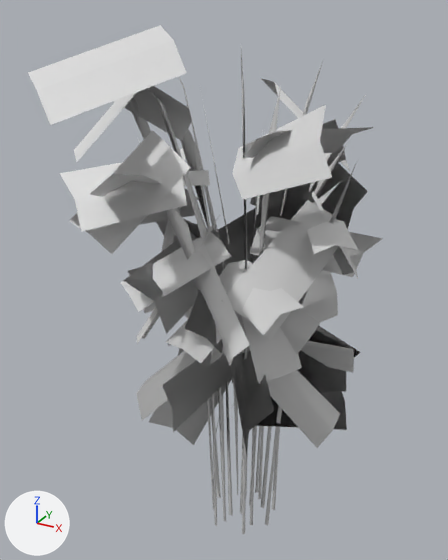
Before and after pictures for a commit that changed the glTF model game/assets/flora/SM_Bamboo_Clump_01.glb.
Both versions are drawn from a 50 mm lens placed at (5.58, -11.11, 11.88), pointed at (-0.56, 0.06, 6.3). Arrows for +X, +Y and +Z are at lower left; the lights stay in place. The picture after the commit comes second. Vertices at exactly the same position are counted once.

Objects in the first picture: 'SM_Bamboo_Clump_01'.
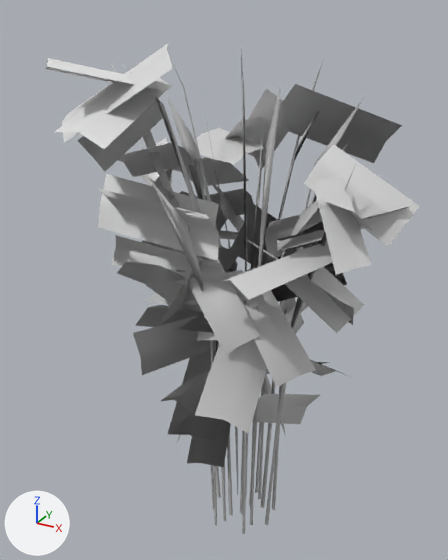
Pixel boxes (x1, y1, x2, y2) of what changed, in the pictures (448 x 560 px; the box of a moved part takes in the faces that stretch with it):
'SM_Bamboo_Clump_01', reshaped: before (28, 25, 383, 534); after (45, 43, 420, 534)
part 1 of me_sm_bamboo_clump_01_001, moved or reshaped (mostly hidden before): before (178, 348, 233, 377); after (168, 348, 220, 441)
part 2 of me_sm_bamboo_clump_01_001, moved or reshaped (not visible afterwards): before (301, 341, 354, 373)
part 3 of me_sm_bamboo_clump_01_001, moved or reshaped (mostly hidden before): before (185, 306, 193, 318); after (145, 293, 197, 305)
part 4 of me_sm_bamboo_clump_01_001, moved or reshaped (mostly hidden afterwards): before (121, 233, 231, 312); after (218, 230, 239, 240)
part 5 of me_sm_bamboo_clump_01_001, moved or reshaped: before (250, 183, 364, 229); after (99, 189, 219, 261)
part 6 of me_sm_bamboo_clump_01_001, moved or reshaped: before (182, 170, 210, 186); after (304, 144, 420, 247)
part 7 of me_sm_bamboo_clump_01_001, moved or reshaped: before (261, 78, 350, 171); after (249, 89, 294, 170)
part 8 of me_sm_bamboo_clump_01_001, moved or reshaped: before (28, 25, 186, 125); after (45, 58, 166, 91)
part 9 of me_sm_bamboo_clump_01_001, moved or reshaped: before (59, 86, 374, 455); after (55, 43, 408, 467)
part 10 of me_sm_bamboo_clump_01_001, recoloured: before (28, 25, 383, 525); after (45, 49, 420, 525)

Patch to the scene script:
```diff
--- a/game/assets/flora/SM_Bamboo_Clump_01.glb.py
+++ b/game/assets/flora/SM_Bamboo_Clump_01.glb.py
@@ me_sm_bamboo_clump_01_001 @@
 # used by ob_sm_bamboo_clump_01; location = (0.0, 0.0, 0.0)
-me_sm_bamboo_clump_01_001.from_pydata(...)  # 555 vertices, 500 faces; spans x -3.62..2.78, y -3.87..3.9, z -0.12..11.59
+me_sm_bamboo_clump_01_001.from_pydata(...)  # 555 vertices, 500 faces; spans x -3.42..3.35, y -2.81..3.04, z -0.12..11.41
+# me_sm_bamboo_clump_01_001 part 1: the loose piece of 6 vertices spanning x -2.1..0.9, y -0.37..1.38, z 3.5..4.81 is multiplied about its middle by the matrix ((0.187, -0.715, -0.495), (0.729, 0.405, -0.31), (0.475, -0.341, 0.671)), then moved by (0.17, -1.57, 0.06)
+# me_sm_bamboo_clump_01_001 part 2: the loose piece of 6 vertices spanning x -0.05..2.44, y -0.01..0.86, z 4.31..5.26 is multiplied about its middle by the matrix ((0.042, 0.469, 0.882), (0.938, 0.285, -0.197), (-0.344, 0.836, -0.428)), then moved by (-2.18, 0.04, 0.09)
+# me_sm_bamboo_clump_01_001 part 3: the loose piece of 6 vertices spanning x -2.1..0.0, y -0.91..0.17, z 5.15..6.41 is multiplied about its middle by the matrix ((1.051, -0.017, 0.134), (-0.124, 0.289, 1.012), (-0.053, -1.02, 0.285)), then moved by (-0.47, 0.31, 0.01)
+# me_sm_bamboo_clump_01_001 part 4: the loose piece of 6 vertices spanning x -1.78..0.22, y -2.57..-0.56, z 6.56..7.64 is multiplied about its middle by the matrix ((-0.993, -0.108, -0.042), (0.115, -0.969, -0.22), (-0.017, -0.223, 0.975)), then moved by (0.2, 2.49, -0.07)
+# me_sm_bamboo_clump_01_001 part 5: the loose piece of 6 vertices spanning x -0.58..1.87, y 1.33..1.96, z 7.36..8.61 is multiplied about its middle by the matrix ((-1.084, -0.078, 0.224), (0.113, -1.092, 0.167), (0.209, 0.186, 1.074)), then moved by (-1.9, -3.08, -0.05)
+# me_sm_bamboo_clump_01_001 part 6: the loose piece of 6 vertices spanning x -2.91..-0.64, y -1.66..0.38, z 8.57..8.79 is multiplied about its middle by the matrix ((-0.431, -0.814, 0.325), (0.249, -0.461, -0.825), (0.841, -0.281, 0.411)), then moved by (4.09, 0.96, -0.08)
+# me_sm_bamboo_clump_01_001 part 7: the loose piece of 6 vertices spanning x -0.78..1.22, y 1.28..3.9, z 8.32..10.43 is multiplied about its middle by the matrix ((0.374, -0.592, 0.379), (0.55, 0.514, 0.26), (-0.437, 0.139, 0.65)), then moved by (-0.95, -0.31, -0.17)
+# me_sm_bamboo_clump_01_001 part 8: the loose piece of 6 vertices spanning x -2.97..-0.5, y -3.16..-0.99, z 10.06..11.59 is multiplied about its middle by the matrix ((0.806, 0.152, -0.16), (0.048, 0.471, 0.689), (0.215, -0.673, 0.446)), then moved by (-0.37, 0.38, -0.16)
+# me_sm_bamboo_clump_01_001 part 9: 306 of 555 vertices moved; they spanned x -3.62..2.78, y -3.87..2.76, z 1.43..11.11 and now span x -3.22..3.26, y -2.81..3.04, z 1.61..11.28; mean shift (-0.09, 0.27, 0.0); largest move (-0.8, -3.87, 9.21) -> (-1.29, 2.97, 8.42)
+# me_sm_bamboo_clump_01_001 part 10: 443 kept faces spanning x -3.19..3.35, y -2.81..3.04, z -0.12..11.41 get new vertex colours; the middle colour goes from light grey #e1e1e1 to light grey #cecece
 me_sm_bamboo_clump_01_001.materials.append(mat_x_leaf)
```
